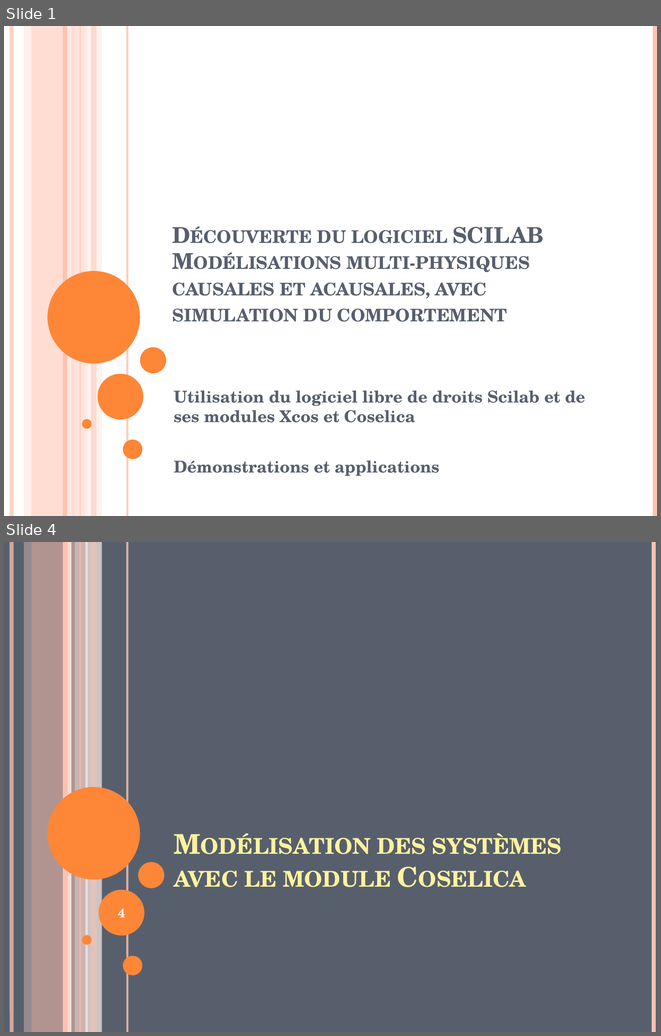
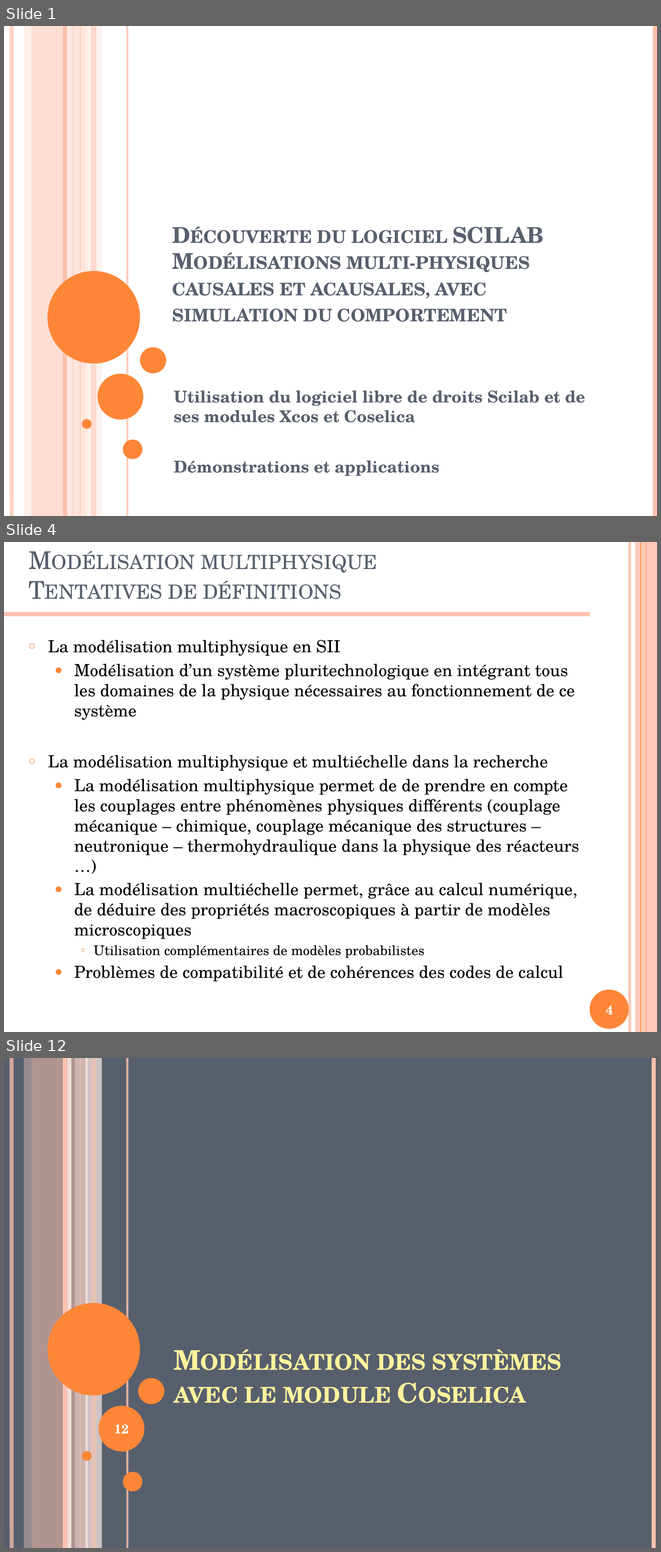
Before and after one commit to xpessoles/Formations, a slide deck: ModelisationMultiphysique/ModelisationMultiphysique.pptx. Shown one above the other, each under a label of ours: slides 1 and 4 before the commit, slides 1, 4 and 12 after it; the slides between them are not shown. The pictures are 661x1036 and 661x1552 pixels, drawn with LibreOffice and Linux fonts; fonts in the diff are those of the drawing. Boxes give left, top, right and bottom in pixels: in the first picture for what was removed or moved away, otherwise in the second. Text is boxed around its words. In the diff, an @@ line names an element or a change of style, - is before the commit and + after.

```diff
--- a/ModelisationMultiphysique/ModelisationMultiphysique.pptx
+++ b/ModelisationMultiphysique/ModelisationMultiphysique.pptx
@@ slide 4 added at [4,542,657,1032], background #FFFFFF @@
@@ title added at [168,555,377,599], 27 pt, text #575F6D, small capitals @@
+Modélisation multiphysique
+Tentatives de définitions
@@ line added from (629, 542) to (629, 1032), #FEC3AE 3 pt @@
@@ rectangle added at [635,542,657,1032], fill #FEC3AE at 87% opacity @@
@@ line added from (641, 542) to (641, 1032), #FE8637 0.75 pt @@
@@ line added from (646, 542) to (646, 1032), #FE8637 1.5 pt @@
@@ line added from (4, 614) to (590, 614), #FEC3AE 4.5 pt @@
@@ text added at [48,640,580,981], 18.5 pt, text #000000 @@
+○ La modélisation multiphysique en SII
+  ● Modélisation d’un système pluritechnologique en intégrant tous les domaines de la physique nécessaires au fonctionnement de ce système
+○ La modélisation multiphysique et multiéchelle dans la recherche
+  ● La modélisation multiphysique permet de de prendre en compte les couplages entre phénomènes physiques différents (couplage mécanique – chimique, couplage mécanique des structures – neutronique – thermohydraulique dans la physique des réacteurs …)
+  ● La modélisation multiéchelle permet, grâce au calcul numérique, de déduire des propriétés macroscopiques à partir de modèles microscopiques
+    ○ Utilisation complémentaires de modèles probabilistes
+  ● Problèmes de compatibilité et de cohérences des codes de calcul
@@ ellipse added at [590,989,629,1029], fill #FE8637 @@
@@ page number added at [606,1005,613,1014], 14 pt, text #FFFFFF, bold @@
+4
@@ what was slide 4 is now slide 12 @@
@@ page number at [114,1424,129,1433]: text changed @@
-4
+12
```
Also in this commit, not shown: 3 slides changed, 9 other slides added, 1 slide removed, 1 other file.
